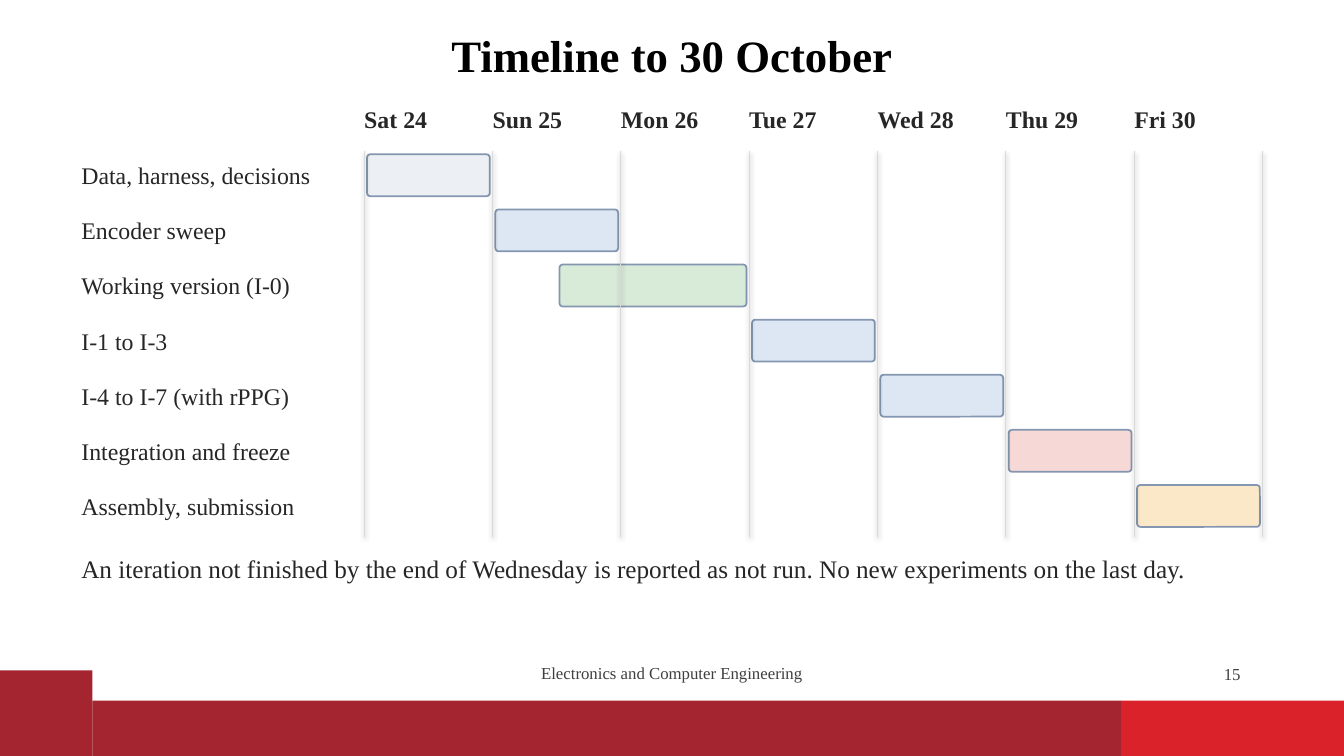
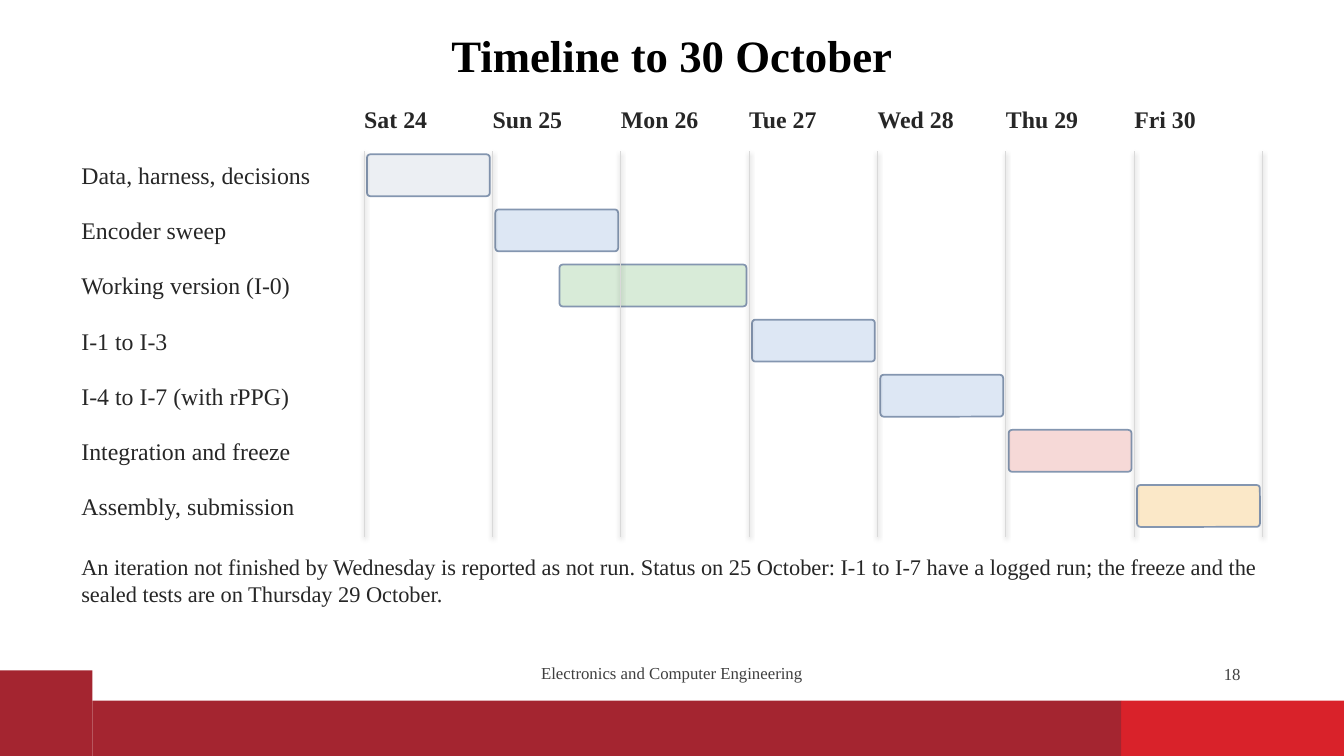
Before and after one commit to vaibhavshiroorkar/deepfake-detection, a slide deck: slide 18 of slides/DeepFake_Detection_Presentation.pptx (slide 15 before the commit). Drawn at 1344x756 pixels with LibreOffice and Linux fonts; fonts in the diff are those of the drawing; background and template pictures are left out. Boxes give left, top, right and bottom in pixels: in the first picture for what was removed or moved away, otherwise in the second. Text is boxed around its words. In the diff, an @@ line names an element or a change of style, - is before the commit and + after.

```diff
--- a/slides/DeepFake_Detection_Presentation.pptx
+++ b/slides/DeepFake_Detection_Presentation.pptx
@@ text at box(81, 559, 1256, 607): text changed; size 18 to 16 pt @@
-An iteration not finished by the end of Wednesday is reported as not run. No new experiments on the last day.
+An iteration not finished by Wednesday is reported as not run. Status on 25 October: I-1 to I-7 have a logged run; the freeze and the sealed tests are on Thursday 29 October.
@@ page number at box(1224, 669, 1241, 680): text changed @@
-15
+18
```
Also in this commit, not shown: 5 other slides changed, 6 slides added, 1 slide removed, 28 other files.
